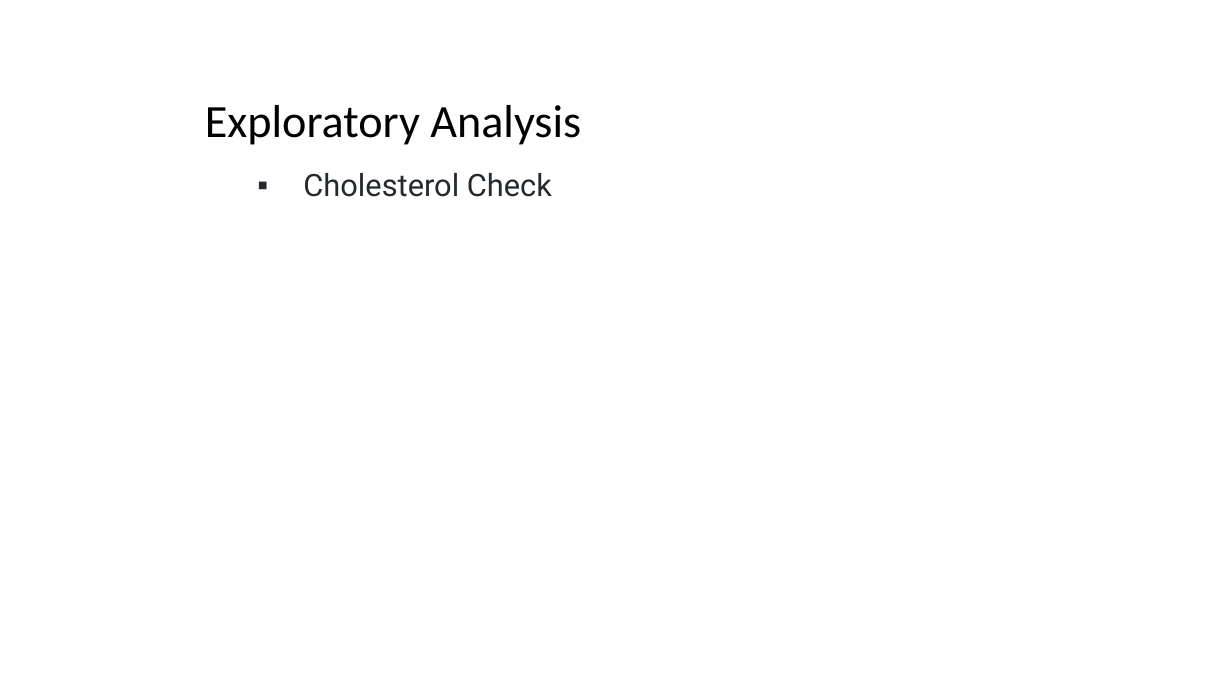
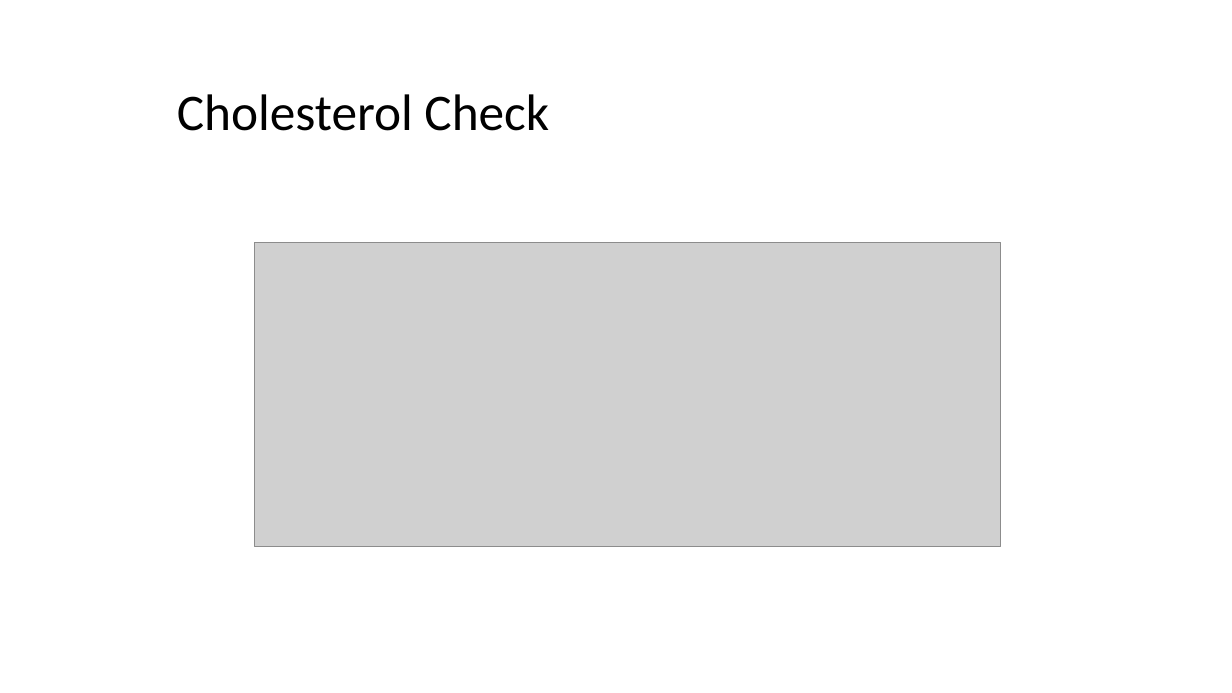
Before and after one commit to Isabel-gt/Final_Project, a slide deck: slide 13 of Diabetes_Predictions.pptx (slide 11 before the commit). Drawn at 1232x693 pixels with LibreOffice and Linux fonts; fonts in the diff are those of the drawing; grey boxes stand for pictures; background and template pictures are left out. Boxes give left, top, right and bottom in pixels: in the first picture for what was removed or moved away, otherwise in the second. Text is boxed around its words. In the diff, an @@ line names an element or a change of style, - is before the commit and + after.

```diff
--- a/Diabetes_Predictions.pptx
+++ b/Diabetes_Predictions.pptx
@@ title at <box>177,94,549,131</box>: text changed; size 36 to 40 pt @@
-Exploratory Analysis
+Cholesterol Check
@@ subtitle removed at <box>303,173,552,197</box> @@
-▪ Cholesterol Check
@@ picture added at <box>254,242,1001,546</box> @@
```
Also in this commit, not shown: 10 other slides changed, 8 slides added, 4 slides removed.
